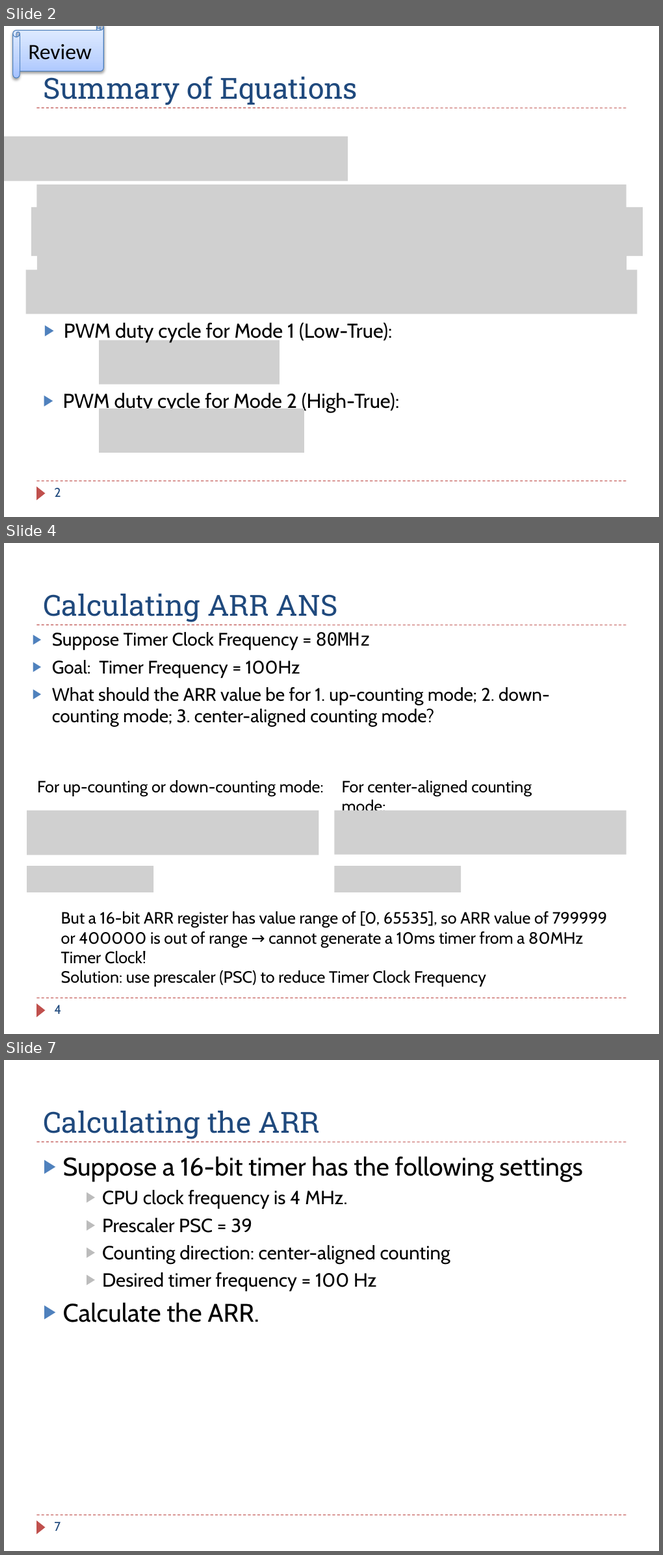
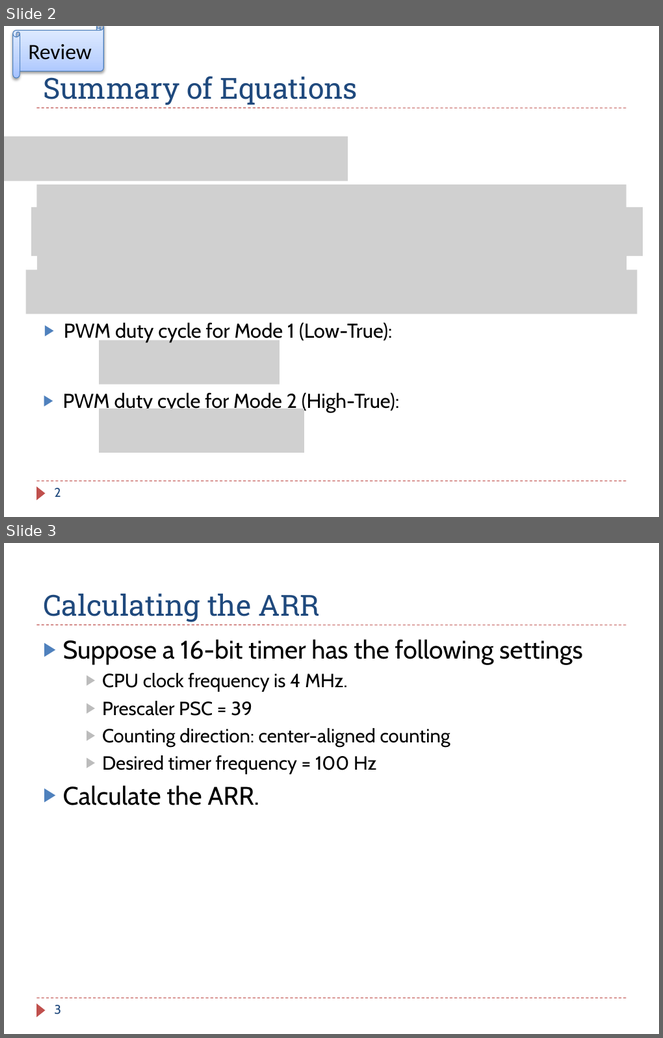
Before and after one commit to guhofstra/CSC111Fa25, a slide deck: PPTs/Ch16_Timer_PWM Exercises ANS.pptx. Shown one above the other, each under a label of ours: slides 2, 4 and 7 before the commit, slides 2 and 3 after it; the slides between them are not shown. The pictures are 663x1555 and 663x1038 pixels, drawn with LibreOffice and Linux fonts; fonts in the diff are those of the drawing; grey boxes stand for pictures. Boxes give left, top, right and bottom in pixels: in the first picture for what was removed or moved away, otherwise in the second. Text is boxed around its words. In the diff, an @@ line names an element or a change of style, - is before the commit and + after.

```diff
--- a/PPTs/Ch16_Timer_PWM Exercises ANS.pptx
+++ b/PPTs/Ch16_Timer_PWM Exercises ANS.pptx
@@ slide 4 removed at [4,543,659,1034], background #FFFFFF; not listed: 3 template elements that a slide beside it also shows @@
@@ title removed at [43,594,338,622] @@
-Calculating ARR ANS
@@ text removed at [52,632,550,727] @@
-▶ Suppose Timer Clock Frequency = 80MHz
-▶ Goal: Timer Frequency = 100Hz
-▶ What should the ARR value be for 1. up-counting mode; 2. down-counting mode; 3. center-aligned counting mode?
@@ text removed at [37,780,324,797] @@
-For up-counting or down-counting mode:
@@ text removed at [342,780,532,811] @@
-For center-aligned counting mode:
@@ picture removed at [27,810,319,855] @@
@@ picture removed at [334,810,627,854] @@
@@ picture removed at [27,866,154,892] @@
@@ picture removed at [334,866,461,892] @@
@@ text removed at [61,912,607,987] @@
-But a 16-bit ARR register has value range of [0, 65535], so ARR value of 799999 or 400000 is out of range → cannot generate a 10ms timer from a 80MHz Timer Clock!
-Solution: use prescaler (PSC) to reduce Timer Clock Frequency
@@ page number removed at [54,1005,61,1014] @@
-4
@@ what was slide 7 is now slide 3 @@
@@ page number at [54,1005,61,1015]: text changed @@
-7
+3
```
Also in this commit, not shown: 3 other slides removed, 9 other files.
